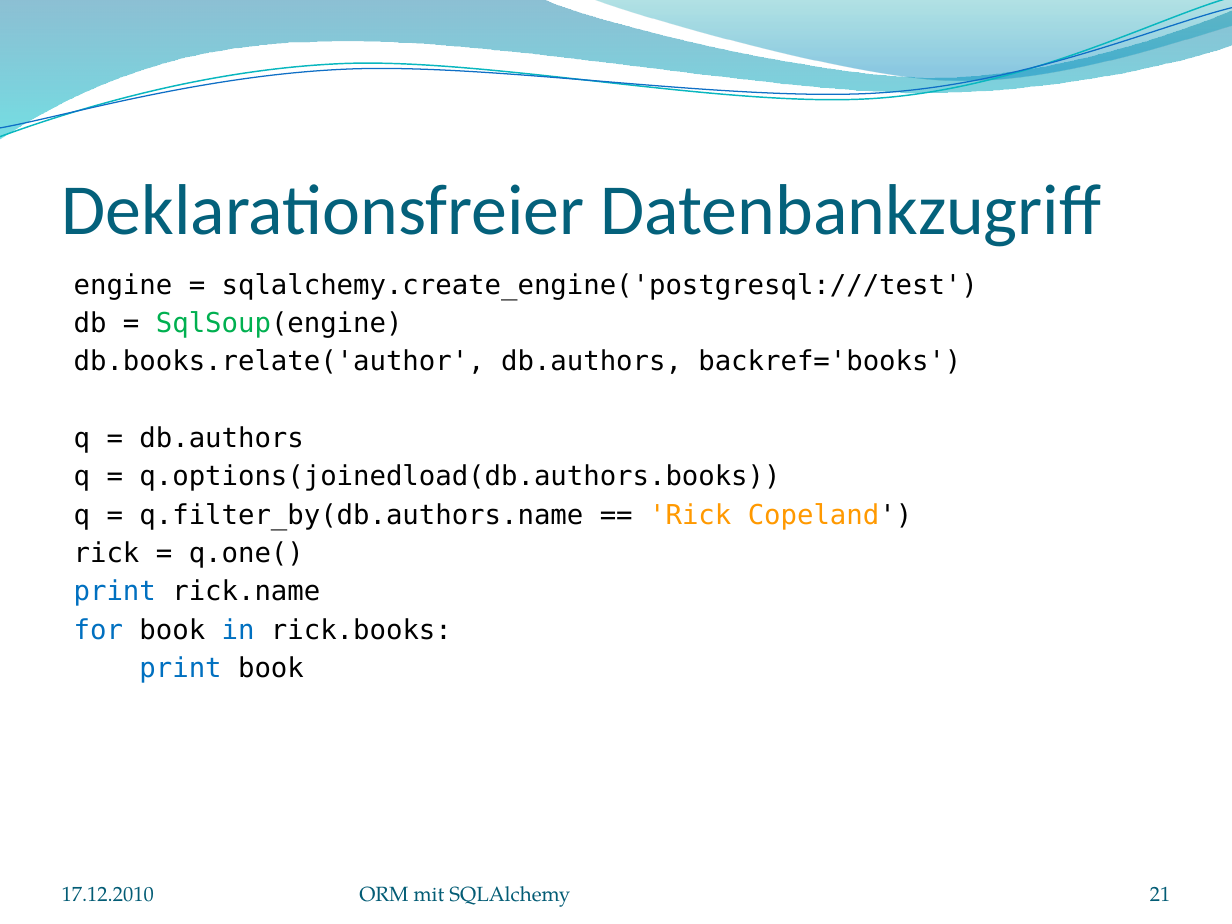
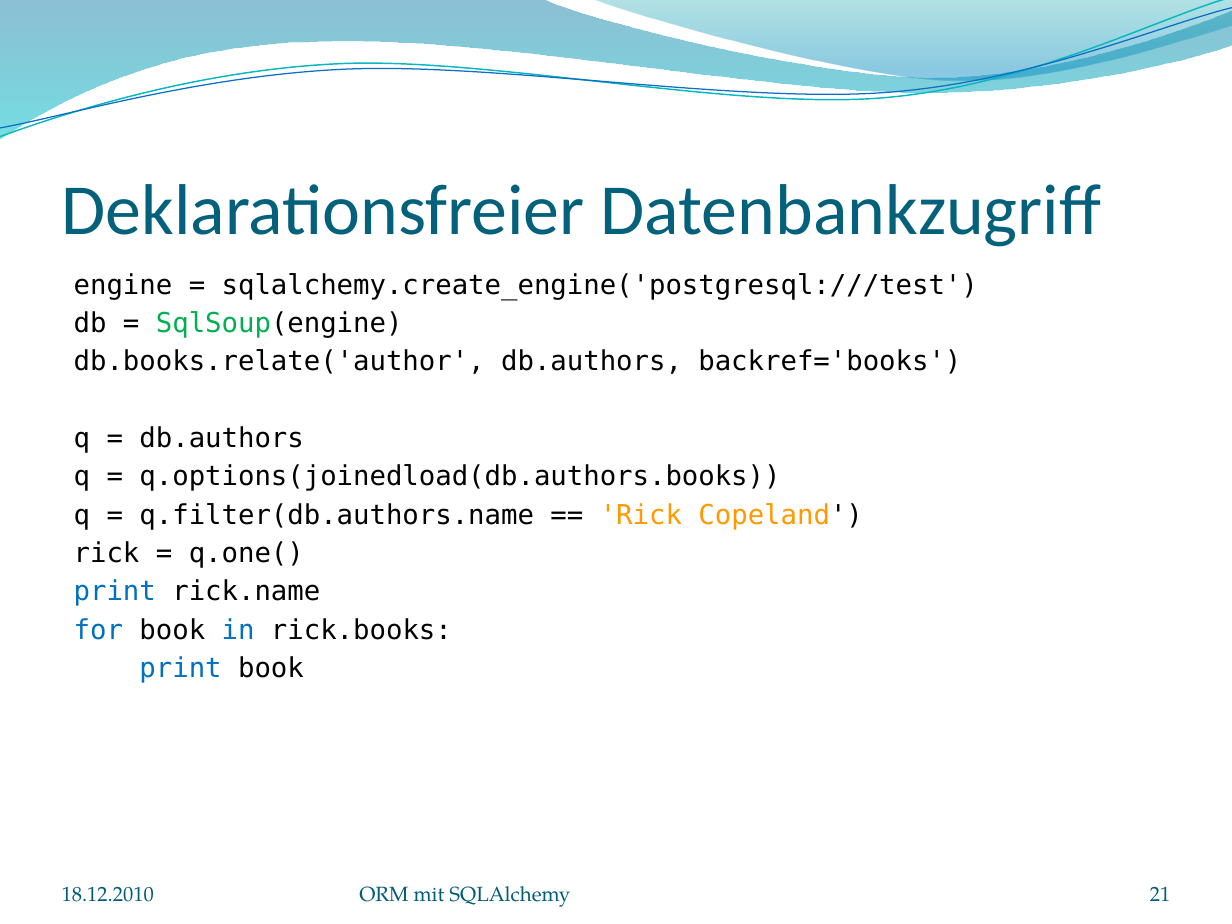
Before and after one commit to ThiefMaster/seminararbeit-bachelor, a slide deck: slide 21 of ORM_mit_SQLAlchemy.pptx. Drawn at 1232x924 pixels with LibreOffice and Linux fonts; fonts in the diff are those of the drawing; background and template pictures are left out. Boxes give left, top, right and bottom in pixels: in the first picture for what was removed or moved away, otherwise in the second. Text is boxed around its words. In the diff, an @@ line names an element or a change of style, - is before the commit and + after.

```diff
--- a/ORM_mit_SQLAlchemy.pptx
+++ b/ORM_mit_SQLAlchemy.pptx
@@ text at bbox=[74, 503, 862, 530]: text changed @@
-q = q.filter_by(db.authors.name == 'Rick Copeland')
+q = q.filter(db.authors.name == 'Rick Copeland')
@@ text at bbox=[62, 887, 154, 902]: text changed @@
-17.12.2010
+18.12.2010
```
Also in this commit, not shown: 21 other slides changed.
